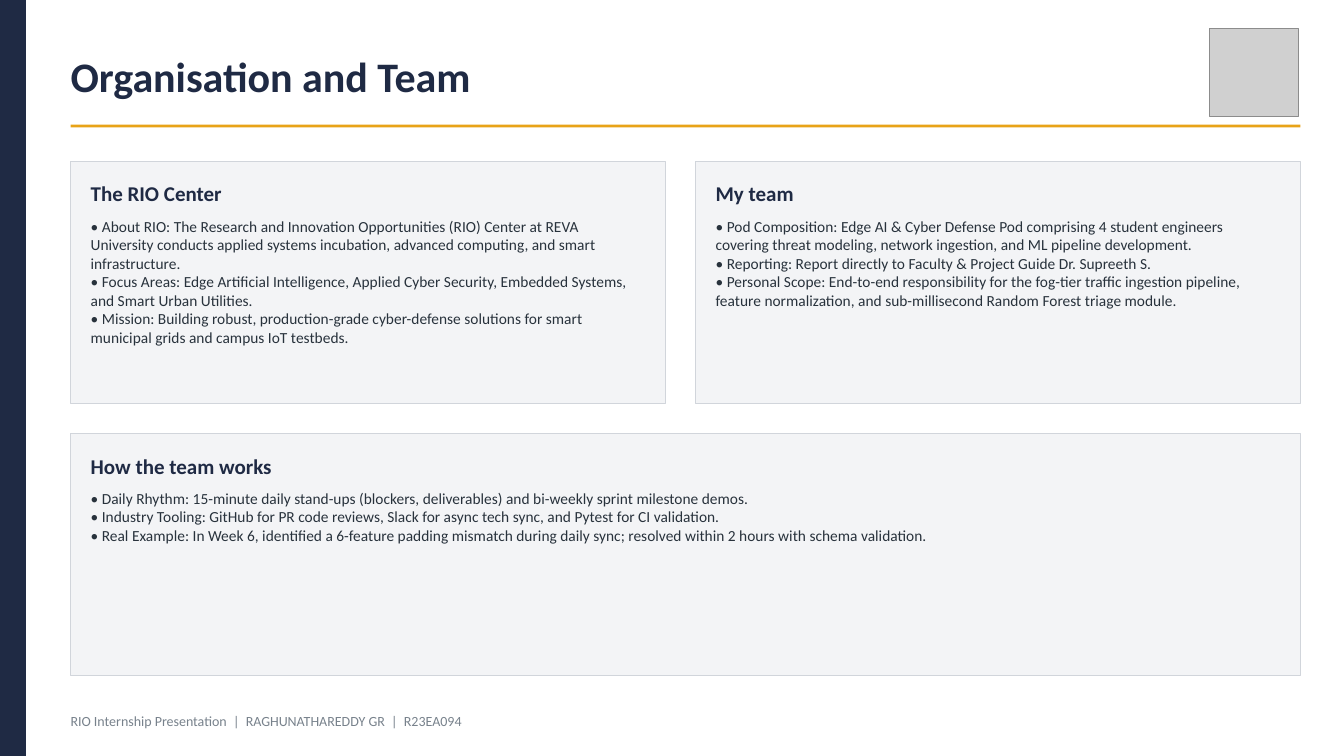
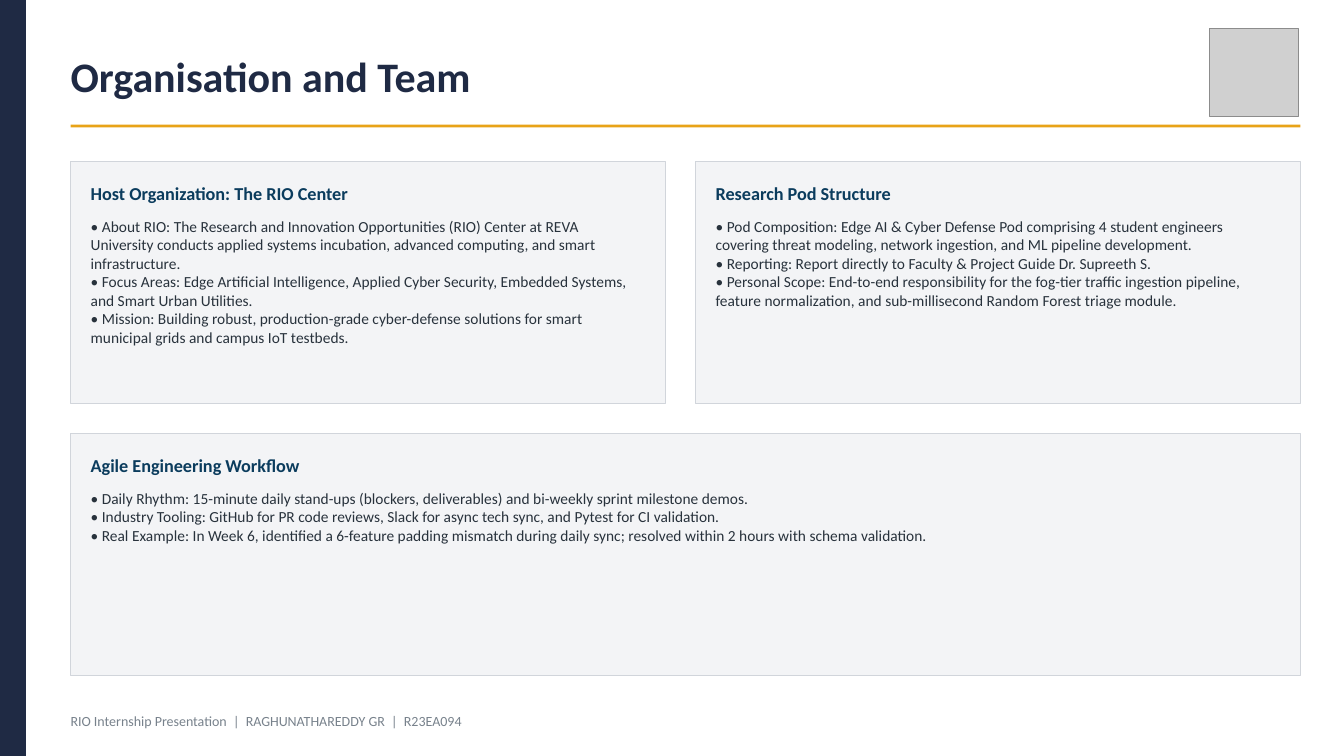
Before and after one commit to Raghunath2604/RIO_PROJECT-SMART_CITY-, a slide deck: slide 2 of docs/RIO_Internship_Presentation_R23EA094.pptx. Drawn at 1344x756 pixels with LibreOffice and Linux fonts; fonts in the diff are those of the drawing; grey boxes stand for pictures. Boxes give left, top, right and bottom in pixels: in the first picture for what was removed or moved away, otherwise in the second. Text is boxed around its words. In the diff, an @@ line names an element or a change of style, - is before the commit and + after.

```diff
--- a/docs/RIO_Internship_Presentation_R23EA094.pptx
+++ b/docs/RIO_Internship_Presentation_R23EA094.pptx
@@ text at [91,187,348,203]: text changed; size 15 to 13 pt; text colour #1F2A44 to #0B3C5D @@
-The RIO Center
+Host Organization: The RIO Center
@@ text at [716,187,891,200]: text changed; size 15 to 13 pt; text colour #1F2A44 to #0B3C5D @@
-My team
+Research Pod Structure
@@ text at [91,459,299,475]: text changed; size 15 to 13 pt; text colour #1F2A44 to #0B3C5D @@
-How the team works
+Agile Engineering Workflow
```
Also in this commit, not shown: 5 other slides changed, 9 other files.
